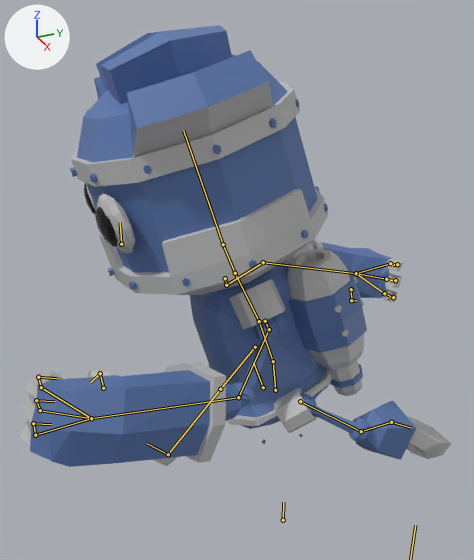
The Blender file Blend/Robot.blend: old version first, new version second.
Camera for both pictures: a camera (50 mm lens) standing at (5.07, -2.67, 5.71) and looking at (-0.11, -0.35, 3.12). The axes (+X, +Y, +Z) are drawn at upper left. The lights are the same throughout. Both versions are drawn at frame 8 of the action 'Robot_Sprinting'; the numbers are the values there. The bones that bend it are drawn over the model as lines.

Names of what the first picture shows: 'Arm.L', 'Foot.L', 'Hand.L', 'Hand.R', 'Head', 'Jetpack', 'Leg.L', 'LowerLeg.L', 'Shoulder.L', 'Torso'.
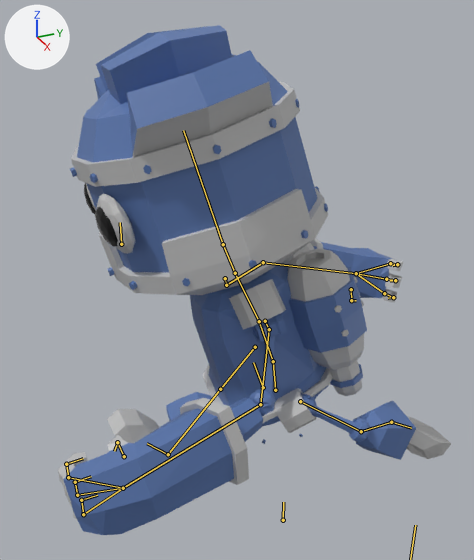
Changed parts and their boxes (x1, y1, x2, y2) in the pictures (474 x 560 px):
'Hand.L', posed (8% narrower, 30% taller): before (20, 362, 242, 467); after (58, 398, 263, 535)
'Arm.L', posed: before (232, 336, 273, 407); after (249, 335, 276, 417)
'Foot.R', unchanged, uncovered by the edit: before (153, 457, 177, 466); after (107, 409, 159, 443)
bone 'UpperArm.L', root to tip: before (269, 329) to (238, 397); after (269, 329) to (260, 404)

The change in detail:
Bone 'UpperArm.L' (bone_upperarm_l) turns from (8, -21, -51) to (-1, -12, -28) degrees about its own x, y and z.
